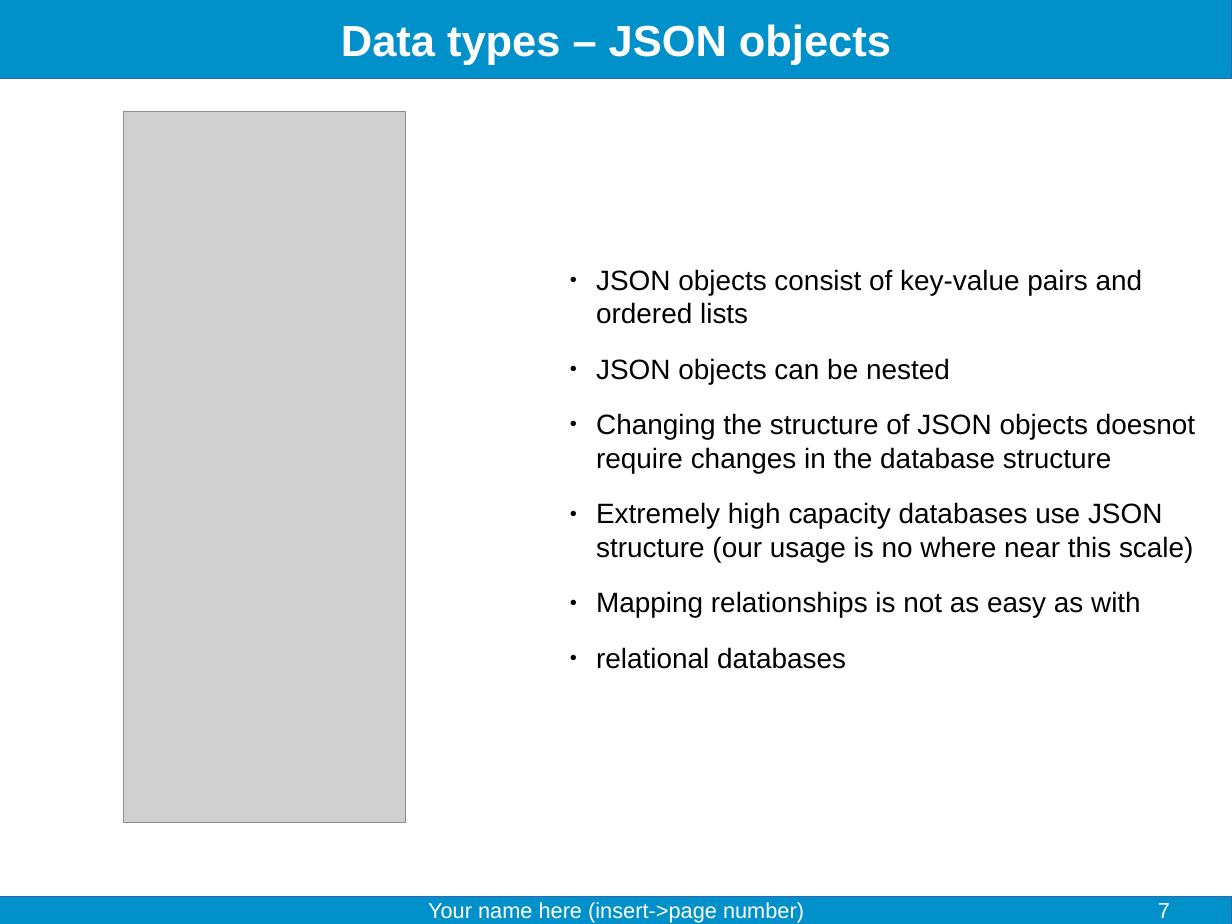
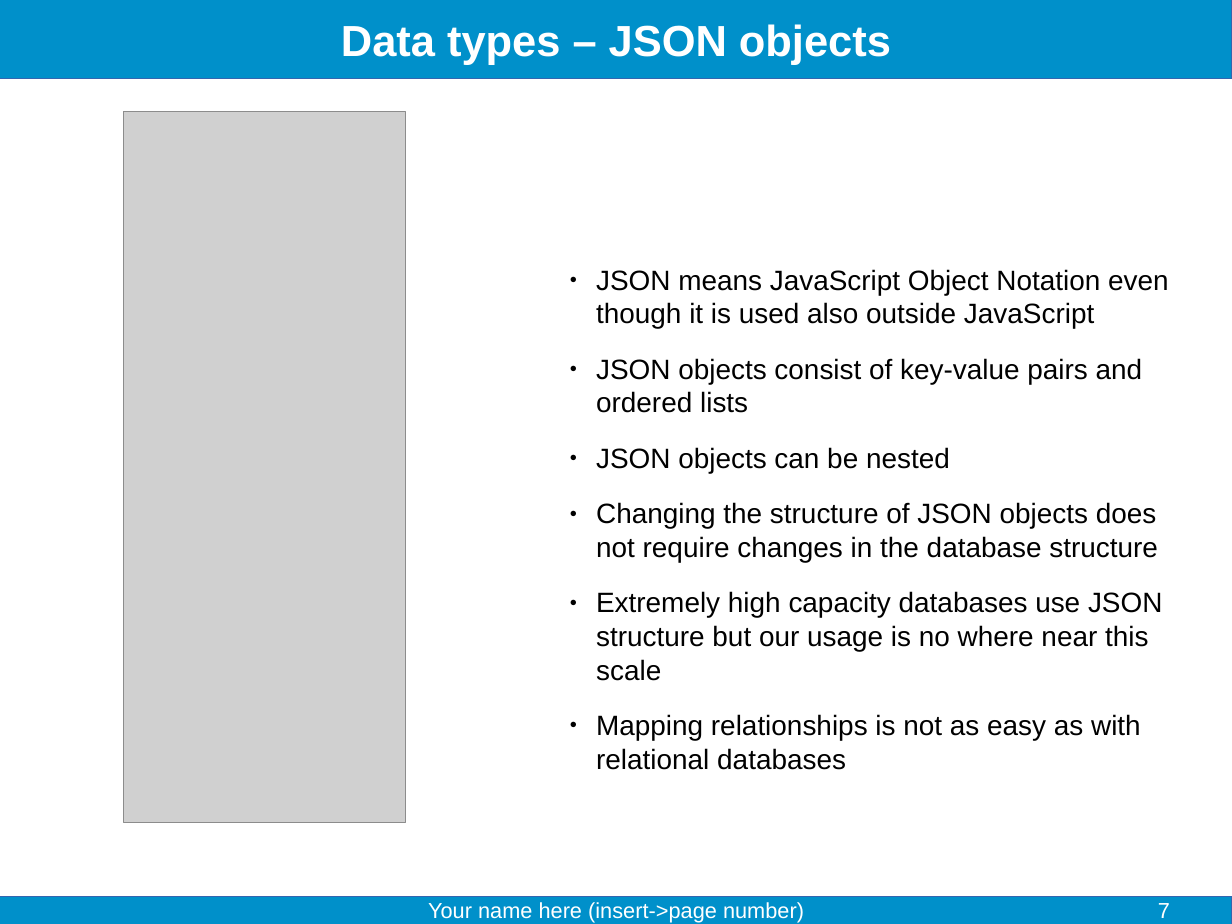
Before and after one commit to fjelltopp/training, a slide deck: slide 7 of data_storage_solutions/Data storage solutions.odp. Drawn at 1232x924 pixels with LibreOffice and Linux fonts; fonts in the diff are those of the drawing; grey boxes stand for pictures. Boxes give left, top, right and bottom in pixels: in the first picture for what was removed or moved away, otherwise in the second. Text is boxed around its words. In the diff, an @@ line names an element or a change of style, - is before the commit and + after.

```diff
--- a/data_storage_solutions/Data storage solutions.odp
+++ b/data_storage_solutions/Data storage solutions.odp
@@ text at (596,269,1169,328): paragraph added @@
+● JSON means JavaScript Object Notation even though it is used also outside JavaScript
@@ text at (596,502,1162,770): text changed @@
-● Changing the structure of JSON objects doesnot require changes in the database structure
-● Extremely high capacity databases use JSON structure (our usage is no where near this scale)
-● Mapping relationships is not as easy as with
-● relational databases
+● Changing the structure of JSON objects does not require changes in the database structure
+● Extremely high capacity databases use JSON structure but our usage is no where near this scale
+● Mapping relationships is not as easy as with relational databases
```
Also in this commit, not shown: 3 other slides changed, 2 other files.
